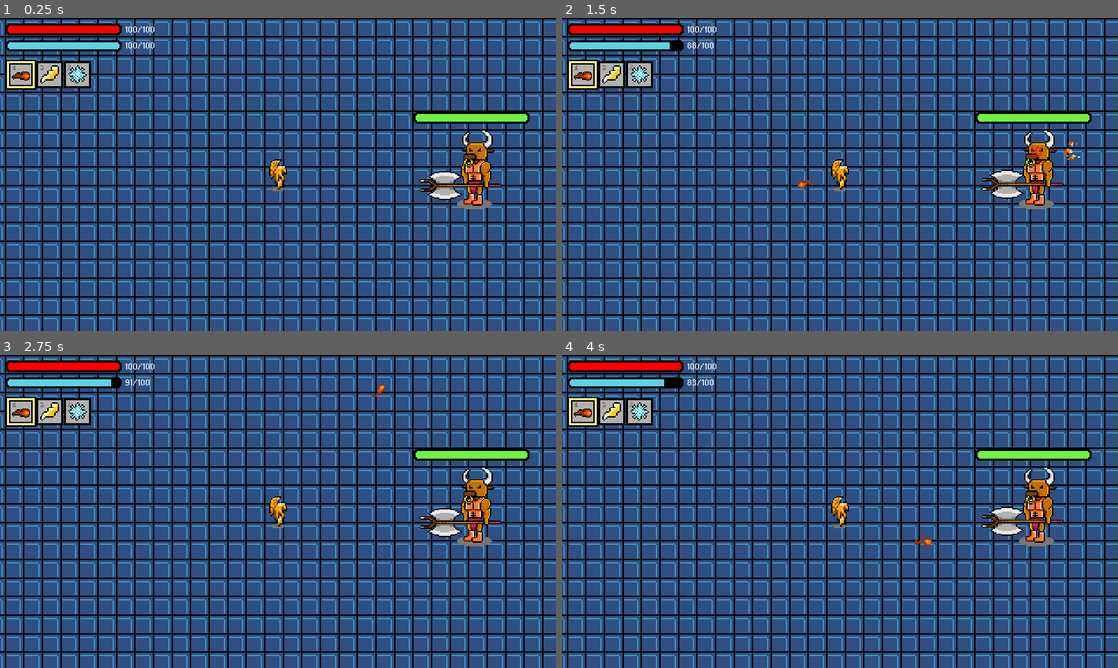
Above: before the commit, frames 1-4 (two rows, left to right).
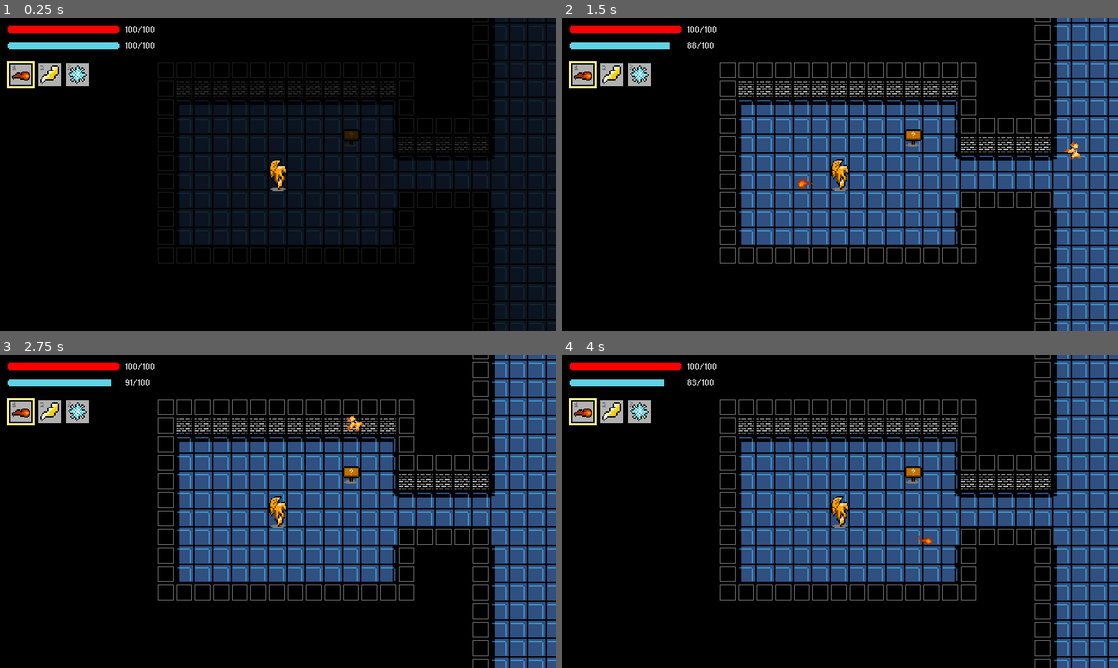
Above: after the commit, the same moments.

Repository: jonathanlin0/Theseus
Game: Godot game, scene res://Levels/Level1.tscn
The game is run twice, just before and just after one commit, with the same random seed, the same clock (stepped at 60 frames per second) and the same inputs. Before the commit the project starts from res://Misc/Testing_Scene.tscn. Sound files missing from this copy of the repository are replaced by a short silence.
Inputs (mouse positions are in pixels of both pictures, inside the frame that each line leads up to):
- Up to frame 1 (0.25 s): no input
- Up to frame 2 (1.5 s): tap Enter at 0.5 s; move the mouse to (962, 158) at 0.52 s; hold Up (ui_up) 0.53-1.28 s; tap C (ui_c) at 0.6 s; click (962, 158) at 0.67 s; tap Keypad Enter (ui_accept) at 0.77 s; move the mouse to (728, 190) at 1.27 s; click (728, 190) at 1.35 s
- Up to frame 3 (2.75 s): tap Keypad Enter (ui_accept) at 1.52 s; tap C (ui_c) at 1.55, 2.1 s; move the mouse to (333, 442) at 2.02 s; hold Up (ui_up) from 2.03 s (still down); click (333, 442) at 2.17 s
- Up to frame 4 (4 s): move the mouse to (812, 574) at 2.77 s; tap Shift at 2.85 s; click (812, 574) at 2.92 s; tap Keypad Enter (ui_accept) at 3.02, 3.77 s; tap C (ui_c) at 3.05, 3.6 s; move the mouse to (1006, 558) at 3.52 s; release Up (ui_up) at 3.53 s; click (1006, 558) at 3.67 s

The runs differ from the first frame. In frame 1, 87% of the frame differs, in the area x 0-100%, y 0-100%; in frame 2, 69%; in frame 3, 69%; in frame 4, 69%.

Commit message:
Added autoaim in singleplayer

Diff:
--- a/Theseus/Bosses/Minotaur/Minotaur.gd
+++ b/Theseus/Bosses/Minotaur/Minotaur.gd
@@ -49,14 +49,12 @@
 
 				if difference_x > 0:
 					direction = "right"
-					#scale.x = -1
 					$AnimatedSprite.flip_h = true
 					$Attack_Areas/axe_area.position.x = 100
 					$Attack_Areas/jab_area.position.x = 17
 					$CollisionShape2D.position.x = -33
 				if difference_x < 0:
 					direction = "left"
-					#scale.x = 1
 					$AnimatedSprite.flip_h = false
 					$Attack_Areas/axe_area.position.x = -100
 					$Attack_Areas/jab_area.position.x = -17
--- a/Theseus/Bosses/Minotaur/Minotaur.tscn
+++ b/Theseus/Bosses/Minotaur/Minotaur.tscn
@@ -263,7 +263,7 @@
 material = SubResource( 55 )
 frames = SubResource( 51 )
 animation = "idle"
-frame = 2
+frame = 3
 playing = true
 
 [node name="CollisionShape2D" type="CollisionShape2D" parent="."]
--- a/Theseus/Characters/Player.gd
+++ b/Theseus/Characters/Player.gd
@@ -376,8 +376,9 @@
 
 					icicle.rotate(rad)
 
-		if is_multiplayer == true:
-			if Input.is_action_just_pressed("ui_c"):
+		# autoaim shooting
+		if Input.is_action_just_pressed("ui_c"):
+			if is_multiplayer == true:
 				if master_data.selected_weapon == 1 and master_data.mana > master_data.fireball_cost:
 
 					$Sound_Effects/Fireball.play()
@@ -402,6 +403,96 @@
 						rad += PI
 
 					fireball.rotate(rad)
+			else:
+				var close_enemies = []
+				for temp in $Enemy_Vision_Area.get_overlapping_bodies():
+					for enemy_name in master_data.enemy_names:
+						if temp.name.find(enemy_name) != -1 and temp.sees_player == true:
+							close_enemies.append(temp)
+
+				var shortest_distance = 99999999
+				var closest_mob = null
+
+				for mob in close_enemies:
+					var dif_x = global_position.x - mob.global_position.x
+					var dif_y = global_position.y - mob.global_position.y
+					var net_distance = abs(sqrt( (dif_x*dif_x) + (dif_y * dif_y)))
+
+					if net_distance < shortest_distance:
+						shortest_distance = net_distance
+						closest_mob = mob
+
+				if closest_mob != null:
+					if master_data.selected_weapon == 1 and master_data.mana > master_data.fireball_cost:
+
+						$Sound_Effects/Fireball.play()
+
+						master_data.mana -= master_data.fireball_cost
+
+						var fireball = FIREBALL.instance()
+						fireball.autoaim = true
+						fireball.enemy_to_hit = closest_mob
+						get_parent().add_child(fireball)
+						fireball.position = $Weapon_Holder.global_position
+
+
+						# rotate the fireball to face the direction of the mouse
+						var mouseX = closest_mob.global_position.x
+						var mouseY = closest_mob.global_position.y
+
+						# fireball is backwards when x is neg
+						var rad = atan((mouseY - global_position.y)/(mouseX - global_position.y))
+						if mouseX<0:
+							rad += PI
+
+						fireball.rotate(rad)
+
+					if master_data.selected_weapon == 2 and master_data.mana > master_data.lightning_cost:
+
+						$Sound_Effects/Lightning.play()
+
+						master_data.mana -= master_data.lightning_cost
+
+						var lightning = LIGHTNING.instance()
+						lightning.autoaim = true
+						lightning.autoaim_enemy = closest_mob
+						get_parent().add_child(lightning)
+						lightning.position = $Weapon_Holder.global_position
+
+
+						# rotate the lightning to face the direction of the mouse
+						var mouseX = closest_mob.global_position.x
+						var mouseY = closest_mob.global_position.y
+
+						# fireball is backwards when x is neg
+						var rad = atan((mouseY - global_position.y)/(mouseX - global_position.y))
+						if mouseX<0:
+							rad += PI
+
+						lightning.rotate(rad)
+
+					if master_data.selected_weapon == 3 and master_data.mana > master_data.icicle_cost:
+
+						$Sound_Effects/Lightning.play()
+
+						master_data.mana -= master_data.icicle_cost
+
+						var icicle = ICICLE.instance()
+						icicle.autoaim = true
+						icicle.autoaim_enemy = closest_mob
+						get_parent().add_child(icicle)
+						icicle.position = $Weapon_Holder.global_position
+
+						# rotate the icicle to face the direction of the mouse
+						var mouseX = closest_mob.global_position.x
+						var mouseY = closest_mob.global_position.y
+
+						# fireball is backwards when x is neg
+						var rad = atan((mouseY - global_position.y)/(mouseX - global_position.y))
+						if mouseX<0:
+							rad += PI
+
+						icicle.rotate(rad)
 
 
 		if master_data.health < previous_health:
--- a/Theseus/Characters/Player.tscn
+++ b/Theseus/Characters/Player.tscn
@@ -580,7 +580,7 @@
 material = SubResource( 104 )
 frames = SubResource( 17 )
 animation = "run_down"
-frame = 3
+frame = 1
 playing = true
 
 [node name="Player_Camera" type="Camera2D" parent="."]
@@ -603,7 +603,6 @@
 scale = Vector2( 0.697917, 0.708333 )
 frames = SubResource( 24 )
 animation = "left"
-frame = 1
 playing = true
 
 [node name="SwordSwingAreas" type="Position2D" parent="."]
--- a/Theseus/Enemies/Slime/Slime.gd
+++ b/Theseus/Enemies/Slime/Slime.gd
@@ -32,25 +32,6 @@
 
 var can_see = false
 
-func make_ray():
-	var i = 0
-
-	var ray_main = RayCast2D.new()
-	var ray1 = RayCast2D.new()
-	var ray2 = RayCast2D.new()
-	ray_main.cast_to = Vector2.UP.rotated(player_angle)*vision
-	ray1.cast_to = Vector2.UP.rotated(player_angle+ray_diff)*vision
-	ray2.cast_to = Vector2.UP.rotated(player_angle-ray_diff)*vision
-	ray_main.enabled = true
-	ray1.enabled = true
-	ray2.enabled = true
-	ray_main.collision_mask = 2
-	ray1.collision_mask = 2
-	ray2.collision_mask = 2
-	add_child(ray1)
-	add_child(ray2)
-	add_child(ray_main)
-
 
 
 
@@ -69,32 +50,12 @@
 
 func _ready():
 	$Health_Bar.setMax(master_data.slime_health)
-	make_ray()
+
 	#draw the rays for debugging
 	#print(position)
 
 func _physics_process(delta):
 
-	var i = -1
-	for ray in get_children():
-		if ray.is_class("RayCast2D"):
-			ray.cast_to = Vector2.UP.rotated(player_angle+ray_diff*i)*vision
-			i=i+1
-
-
-	if can_see:
-		update_player()
-		for ray in get_children():
-			if ray.is_class("RayCast2D"):
-				if ray.get_collider() != null:
-					#print(ray.get_collider().to_string())
-					if ray.get_collider().to_string().substr(0, 6) == "Player":
-						sees_player = true
-						break
-					else:
-						sees_player = false
-				else:
-					sees_player = false
 
 
 	$Health_Bar.setValue(health)
--- a/Theseus/Enemies/Slime/Slime.tscn
+++ b/Theseus/Enemies/Slime/Slime.tscn
@@ -12,22 +12,6 @@
 shader = ExtResource( 5 )
 shader_param/flash_color = Color( 1, 1, 1, 1 )
 shader_param/flash_modifier = 0.0
-
-[sub_resource type="AtlasTexture" id=7]
-atlas = ExtResource( 1 )
-region = Rect2( 0, 0, 40, 40 )
-
-[sub_resource type="AtlasTexture" id=8]
-atlas = ExtResource( 1 )
-region = Rect2( 40, 0, 40, 40 )
-
-[sub_resource type="AtlasTexture" id=9]
-atlas = ExtResource( 1 )
-region = Rect2( 80, 0, 40, 40 )
-
-[sub_resource type="AtlasTexture" id=10]
-atlas = ExtResource( 1 )
-region = Rect2( 120, 0, 40, 40 )
 
 [sub_resource type="AtlasTexture" id=11]
 atlas = ExtResource( 3 )
@@ -93,17 +77,33 @@
 atlas = ExtResource( 3 )
 region = Rect2( 600, 0, 40, 40 )
 
+[sub_resource type="AtlasTexture" id=7]
+atlas = ExtResource( 1 )
+region = Rect2( 0, 0, 40, 40 )
+
+[sub_resource type="AtlasTexture" id=8]
+atlas = ExtResource( 1 )
+region = Rect2( 40, 0, 40, 40 )
+
+[sub_resource type="AtlasTexture" id=9]
+atlas = ExtResource( 1 )
+region = Rect2( 80, 0, 40, 40 )
+
+[sub_resource type="AtlasTexture" id=10]
+atlas = ExtResource( 1 )
+region = Rect2( 120, 0, 40, 40 )
+
 [sub_resource type="SpriteFrames" id=5]
 animations = [ {
+"frames": [ SubResource( 11 ), SubResource( 12 ), SubResource( 13 ), SubResource( 14 ), SubResource( 15 ), SubResource( 16 ), SubResource( 17 ), SubResource( 18 ), SubResource( 19 ), SubResource( 20 ), SubResource( 21 ), SubResource( 22 ), SubResource( 23 ), SubResource( 24 ), SubResource( 25 ), SubResource( 26 ) ],
+"loop": true,
+"name": "pop",
+"speed": 15.0
+}, {
 "frames": [ SubResource( 7 ), SubResource( 8 ), SubResource( 9 ), SubResource( 10 ) ],
 "loop": true,
 "name": "idle",
 "speed": 10.0
-}, {
-"frames": [ SubResource( 11 ), SubResource( 12 ), SubResource( 13 ), SubResource( 14 ), SubResource( 15 ), SubResource( 16 ), SubResource( 17 ), SubResource( 18 ), SubResource( 19 ), SubResource( 20 ), SubResource( 21 ), SubResource( 22 ), SubResource( 23 ), SubResource( 24 ), SubResource( 25 ), SubResource( 26 ) ],
-"loop": true,
-"name": "pop",
-"speed": 15.0
 } ]
 
 [sub_resource type="CircleShape2D" id=6]
@@ -116,6 +116,7 @@
 material = SubResource( 27 )
 frames = SubResource( 5 )
 animation = "idle"
+frame = 2
 playing = true
 
 [node name="CollisionShape2D" type="CollisionShape2D" parent="."]
--- a/Theseus/Enemies/Slime/Small_Slime.tscn
+++ b/Theseus/Enemies/Slime/Small_Slime.tscn
@@ -92,6 +92,7 @@
 material = SubResource( 17 )
 frames = SubResource( 15 )
 animation = "idle"
+frame = 2
 playing = true
 
 [node name="CollisionShape2D" type="CollisionShape2D" parent="."]
--- a/Theseus/Misc/Testing_Scene.gd
+++ b/Theseus/Misc/Testing_Scene.gd
@@ -6,13 +6,7 @@
 var temp = []
 
 func _ready():
-	var implosion = IMPLOSION.instance()
-	implosion.scale.x = 0.07
-	implosion.scale.y = 0.07
-	add_child(implosion)
-	implosion.global_position = Vector2(240,135)
-	temp.append(implosion)
-	$Timer.start(1)
+	pass
 
 func _process(delta):
 	pass
--- a/Theseus/Weapons/Fireball.gd
+++ b/Theseus/Weapons/Fireball.gd
@@ -20,6 +20,9 @@
 
 const EXPLOSION = preload("res://Particle_Effects/Explosion.tscn")
 
+var autoaim = false
+var enemy_to_hit = null
+
 func insert_player(player_obj):
 	player_that_is_shooting = player_obj
 
@@ -30,20 +33,24 @@
 	#print(global_position)
 
 	if master_data.is_multiplayer == false:
-		mouse_position = get_global_mouse_position()
+		if autoaim == false:
+			mouse_position = get_global_mouse_position()
 
-		# need to offset from player's position
-		mouse_position.x -= master_data.player_x
-		mouse_position.y -= master_data.player_y
+			# need to offset from player's position
+			mouse_position.x -= master_data.player_x
+			mouse_position.y -= master_data.player_y
 
-		# need to convert the triangle (x and y components) into a unit triangle to maintain a uniform net vector
-		unit_vector = master_data.get_unit_vector(mouse_position.x - position.x, mouse_position.y - position.y)
+			# need to convert the triangle (x and y components) into a unit triangle to maintain a uniform net vector
+			unit_vector = master_data.get_unit_vector(mouse_position.x - position.x, mouse_position.y - position.y)
+		if autoaim == true:
+			unit_vector = master_data.get_unit_vector(enemy_to_hit.global_position.x - master_data.player_x_global, enemy_to_hit.global_position.y - master_data.player_y_global)
 	if master_data.is_multiplayer == true:
 
 		if player_to_hit == 1:
 			unit_vector = master_data.get_unit_vector(master_data.player_x_global - player_that_is_shooting.global_position.x, master_data.player_y_global - player_that_is_shooting.global_position.y)
 		if player_to_hit == 2:
 			unit_vector = master_data.get_unit_vector(master_data.player_x_global_p2 - player_that_is_shooting.global_position.x, master_data.player_y_global_p2 - player_that_is_shooting.global_position.y)
+
 
 
 func hypotnuse(start, curr):
--- a/Theseus/Weapons/Fireball.tscn
+++ b/Theseus/Weapons/Fireball.tscn
@@ -84,7 +84,7 @@
 
 [node name="AnimatedSprite" type="AnimatedSprite" parent="."]
 frames = SubResource( 8 )
-frame = 3
+frame = 1
 playing = true
 
 [node name="CollisionShape2D" type="CollisionShape2D" parent="."]
--- a/Theseus/Weapons/Icicle.gd
+++ b/Theseus/Weapons/Icicle.gd
@@ -19,6 +19,9 @@
 var start_pos = Vector2(0,0)
 var start = true
 
+var autoaim = false
+var autoaim_enemy = null
+
 func insert_player(player_obj):
 	player_that_is_shooting = player_obj
 
@@ -29,7 +32,11 @@
 	#print(global_position)
 
 	if master_data.is_multiplayer == false:
-		mouse_position = get_global_mouse_position()
+		print(autoaim)
+		if autoaim == false:
+			mouse_position = get_global_mouse_position()
+		if autoaim == true:
+			mouse_position = autoaim_enemy.global_position
 
 		# need to offset from player's position
 		mouse_position.x -= master_data.player_x
--- a/Theseus/Weapons/Icicle.tscn
+++ b/Theseus/Weapons/Icicle.tscn
@@ -62,6 +62,7 @@
 
 [node name="AnimatedSprite" type="AnimatedSprite" parent="."]
 frames = SubResource( 9 )
+frame = 2
 playing = true
 
 [node name="CollisionShape2D" type="CollisionShape2D" parent="."]
--- a/Theseus/Weapons/Lightning.gd
+++ b/Theseus/Weapons/Lightning.gd
@@ -8,10 +8,16 @@
 var hit_objects = []
 
 var hit_something = false
+var autoaim = false
+var autoaim_enemy = null
 
 func _ready():
 
-	mouse_position = get_global_mouse_position()
+	if autoaim == false:
+		mouse_position = get_global_mouse_position()
+	if autoaim == true:
+		mouse_position = autoaim_enemy.global_position
+		hit_objects.append(autoaim_enemy)
 
 	# need to offset from player's position
 	mouse_position.x -= master_data.player_x
@@ -71,12 +77,8 @@
 
 			# closest_obj will be null if no enemies in radius
 			if closest_obj != null:
-				#print("--")
-				#print(closest_obj.name)
-				#print(closest_obj.global_position)
-				#print(global_position)
 
-				# change unit vectorf
+				# change unit vector
 				unit_vector = master_data.get_unit_vector(closest_obj.global_position.x - global_position.x, closest_obj.global_position.y - global_position.y)
 
 				# add the current obj to list of hit objects so that lightning won
--- a/Theseus/Weapons/Lightning.tscn
+++ b/Theseus/Weapons/Lightning.tscn
@@ -73,6 +73,7 @@
 
 [node name="AnimatedSprite" type="AnimatedSprite" parent="."]
 frames = SubResource( 2 )
+frame = 3
 playing = true
 
 [node name="CollisionShape2D" type="CollisionShape2D" parent="."]
--- a/Theseus/project.godot
+++ b/Theseus/project.godot
@@ -11,7 +11,7 @@
 [application]
 
 config/name="Theseus"
-run/main_scene="res://Misc/Testing_Scene.tscn"
+run/main_scene="res://Levels/Level1.tscn"
 boot_splash/image="res://splash_screen.png"
 config/icon="res://game_icon.png"
 
